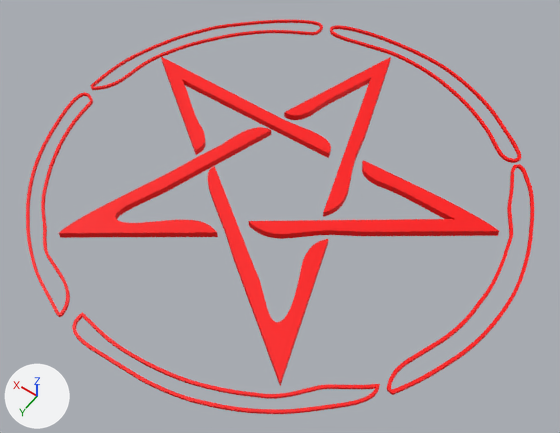
Two versions of the FBX model Assets/Visual/Penta/Penta.fbx, one commit apart.
The view is the same before and after, from a 50 mm lens placed at (-20.6, 28.5, 41.2), pointed at (-1.3, 1.5, -1.1). Lighting does not change. The marker at lower left points along +X, +Y and +Z. Vertices at the same position are counted once.

Before the edit, the objects in view are built like this:
```python
me_pent_2_pent_2_0 = bpy.data.meshes.new('pent_2_pent_2_0')
me_pent_2_pent_2_0.from_pydata(...)  # 1879 vertices, 3738 faces; spans x -17.4..17.1, y -17.4..17.0, z 0.2..0.7
me_pent_2_pent_2_0.materials.append(mat_penta)  # red #ff0000
ob_pent_2_pent_2_0 = bpy.data.objects.new('pent_2_pent_2_0', me_pent_2_pent_2_0)
ob_pent_2_pent_2_0.location = (0.0, 0.0, 0.0)
```
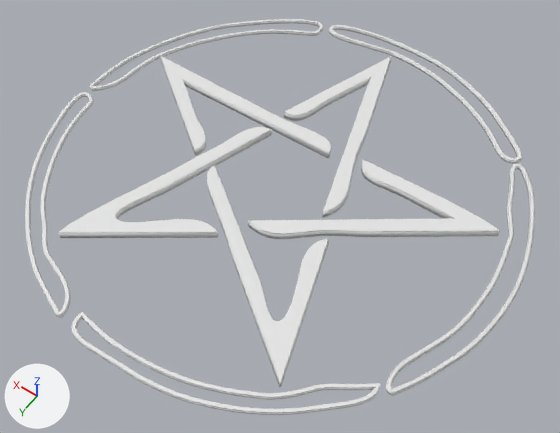
Boxes (x1, y1, x2, y2) around the edits, measured in the pictures (560 x 433 px):
'pent_2_pent_2_0', reshaped
    before: (26, 20, 534, 414)
    after: (25, 19, 535, 415)
part 1 of me_pent_2_pent_2_0, added
    after: (25, 19, 535, 415)
part 2 of me_pent_2_pent_2_0, recoloured (red)
    before: (26, 20, 534, 414)

The change, as a list of edits to the scene's bpy script:
```text
Add mat_penta_border:
    mat_penta_border = principled_material('Penta Border')
    mat_penta_border.base_color = (0.8, 0.8, 0.8)  # white #e7e7e7
    mat_penta_border.roughness = 0.4
Add mat_penta_material:
    mat_penta_material = principled_material('Penta Material')
    mat_penta_material.base_color = (0.8, 0.8, 0.8)  # white #e7e7e7
    mat_penta_material.roughness = 0.4
Change me_pent_2_pent_2_0:
    used by ob_pent_2_pent_2_0; location = (0.0, 0.0, 0.0)
    remove me_pent_2_pent_2_0.from_pydata(...)  # 1879 vertices, 3738 faces; spans x -17.4..17.1, y -17.4..17.0, z 0.2..0.7
    add me_pent_2_pent_2_0.from_pydata(...)  # 5695 vertices, 11292 faces; spans x -17.5..17.2, y -17.4..17.1, z 0.2..0.8
    me_pent_2_pent_2_0 part 1: 3816 vertices added at x -17.5..17.2, y -17.4..17.1, z 0.2..0.8
    me_pent_2_pent_2_0 part 2: 3738 faces spanning x -17.4..17.1, y -17.4..17.0, z 0.2..0.7 switch from mat_penta (red #ff0000) to mat_penta_material (white #e7e7e7)
    me_pent_2_pent_2_0 part 3: the surface is now shaded smooth
    add me_pent_2_pent_2_0.materials.append(mat_penta_border)  # white #e7e7e7
```
